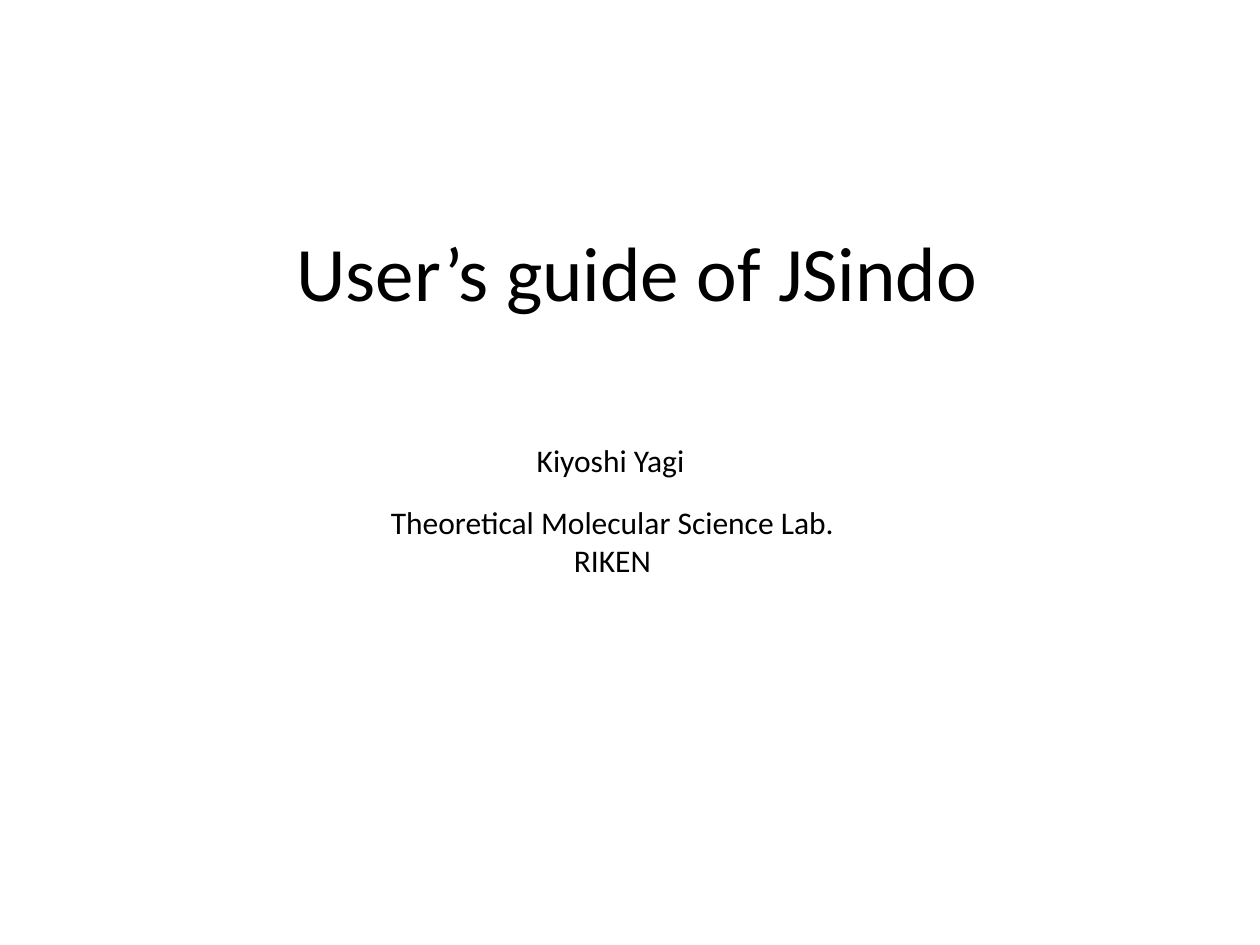
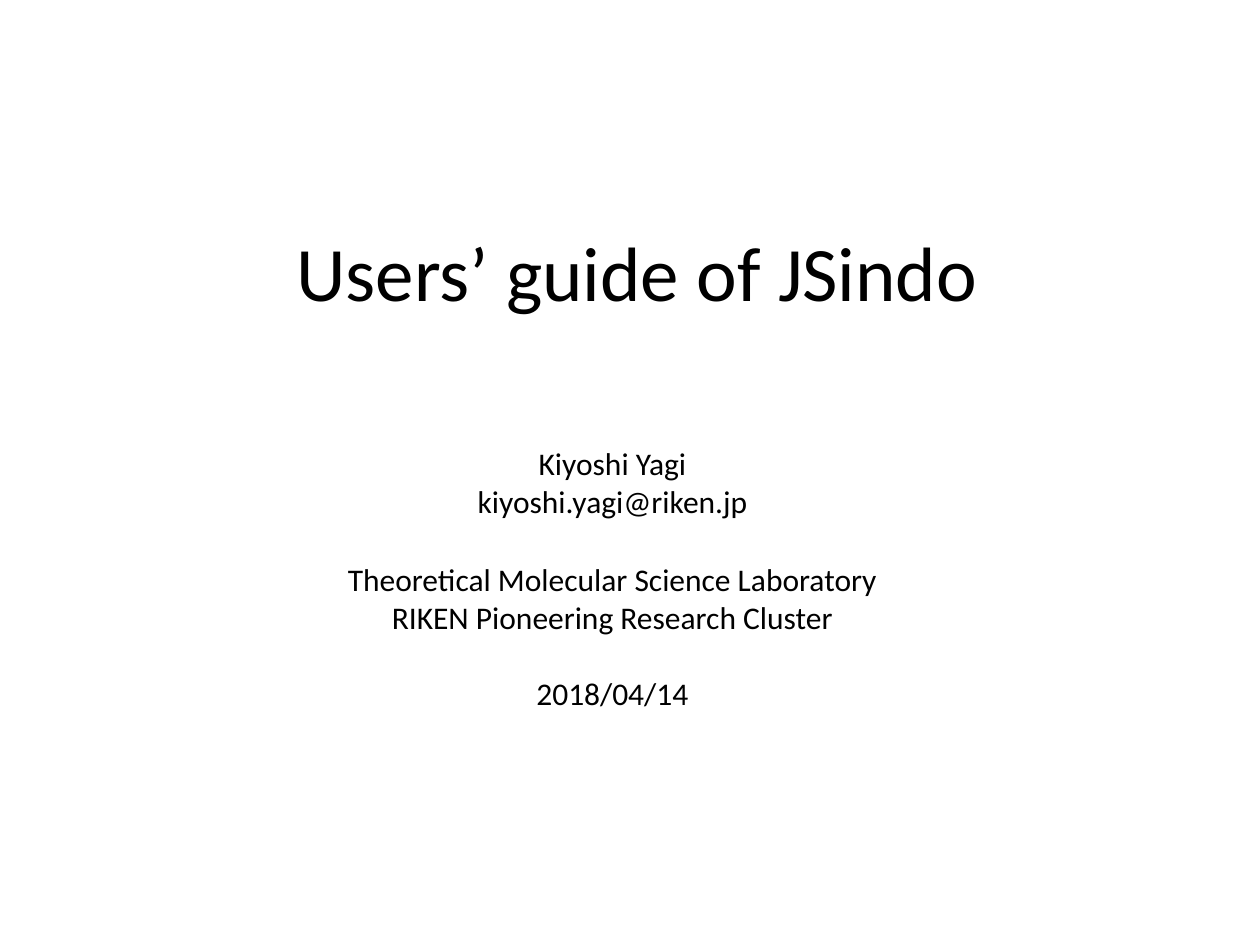
Before and after one commit to yagikiyoshi/sindo, a slide deck: slide 1 of doc/JSindo/usage.pptx. Drawn at 1260x945 pixels with LibreOffice and Linux fonts; fonts in the diff are those of the drawing. Boxes give left, top, right and bottom in pixels: in the first picture for what was removed or moved away, otherwise in the second. Text is boxed around its words. In the diff, an @@ line names an element or a change of style, - is before the commit and + after.

Commit message:
created documents for JSindo, rename jar file to 4.0.beta

```diff
--- a/doc/JSindo/usage.pptx
+++ b/doc/JSindo/usage.pptx
@@ text at (296,247,977,315): text changed @@
-User’s guide of JSindo
+Users’ guide of JSindo
@@ text "Kiyoshi Yagi": place and size @@
-text "Kiyoshi Yagi" at (537,450,684,478)
+text "Kiyoshi Yagi" at (478,453,748,519)
@@ text at (539,453,686,481): alignment left to centre @@
@@ text at (478,491,748,519): paragraph added @@
+kiyoshi.yagi@riken.jp
@@ text at (348,569,877,707): text changed @@
-Theoretical Molecular Science Lab.
-RIKEN
+Theoretical Molecular Science Laboratory
+RIKEN Pioneering Research Cluster
+2018/04/14
```
Also in this commit, not shown: 14 slides added, 5 slides removed, 13 other files.
